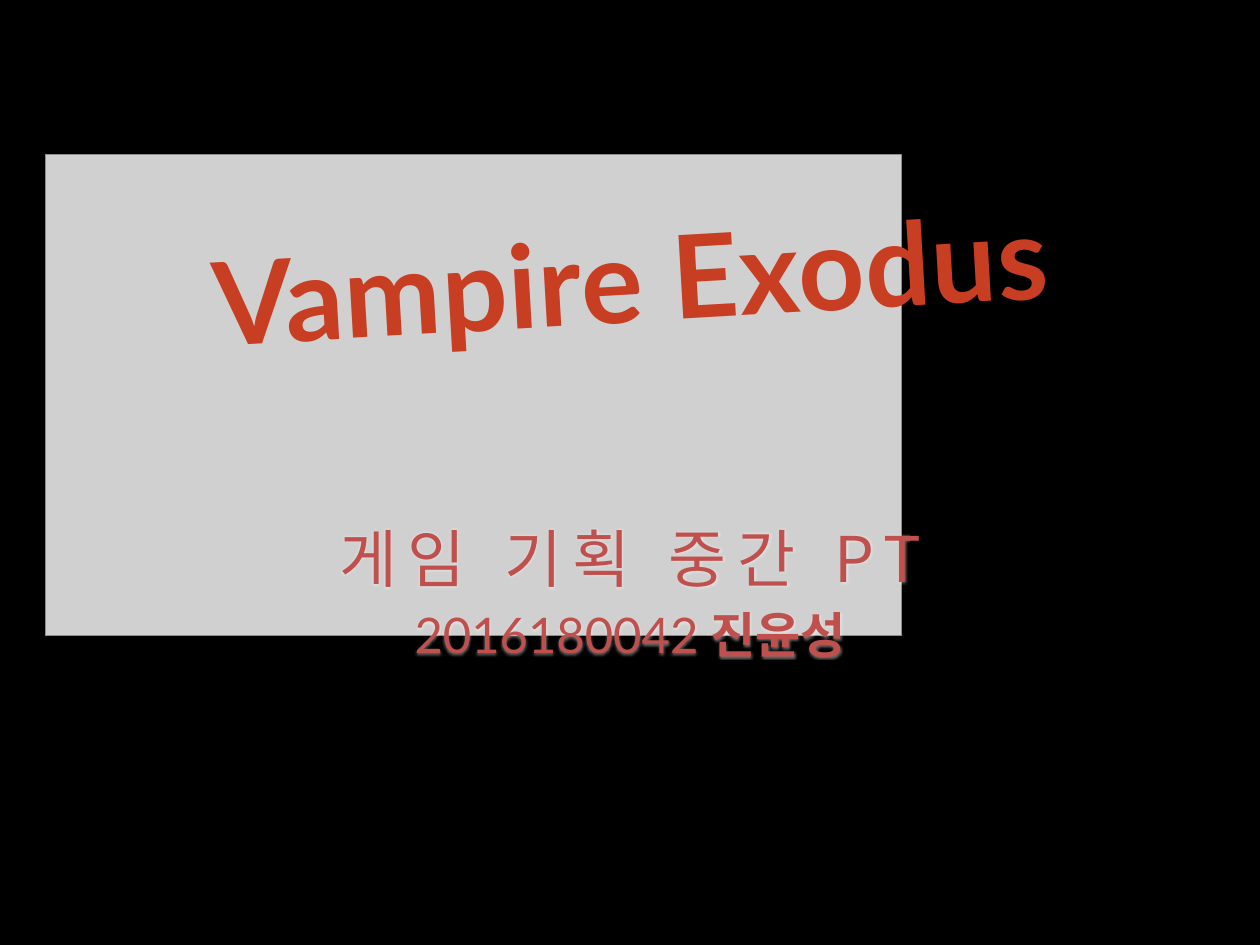
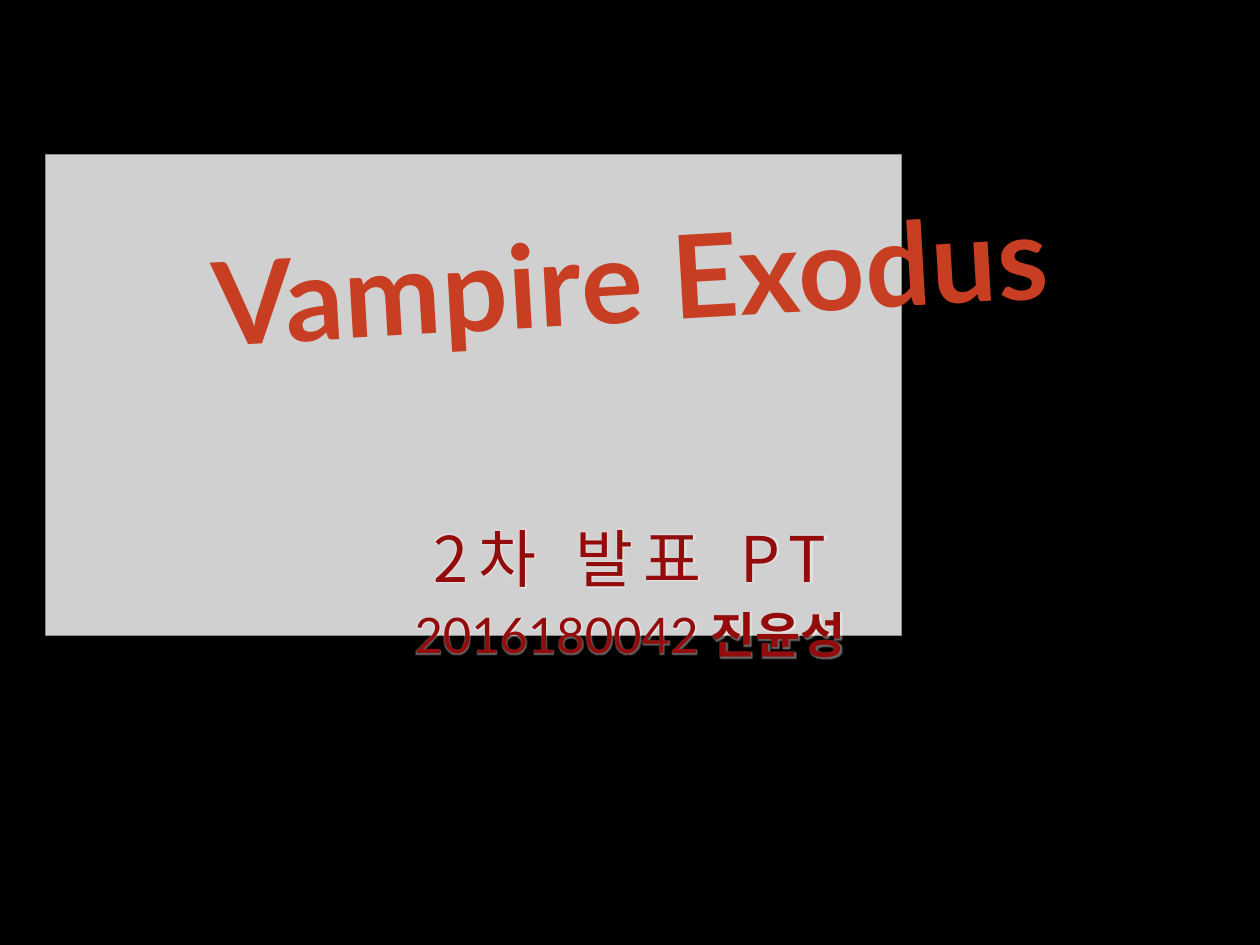
Before and after one commit to iconstudio/2017-Platformer, a slide deck: slide 1 of slides/Exodus_20171105.pptx. Drawn at 1260x945 pixels with LibreOffice and Linux fonts; fonts in the diff are those of the drawing; grey boxes stand for pictures. Boxes give left, top, right and bottom in pixels: in the first picture for what was removed or moved away, otherwise in the second. Text is boxed around its words. In the diff, an @@ line names an element or a change of style, - is before the commit and + after.

```diff
--- a/slides/Exodus_20171105.pptx
+++ b/slides/Exodus_20171105.pptx
@@ subtitle at [433,530,826,587]: text changed; text colour #C0504D to #930B0B @@
-게임 기획 중간 PT
+2차 발표 PT
@@ subtitle at [415,604,845,666]: text colour #C0504D to #930B0B in "2016180042 진윤성" @@
```
Also in this commit, not shown: 11 other files.
